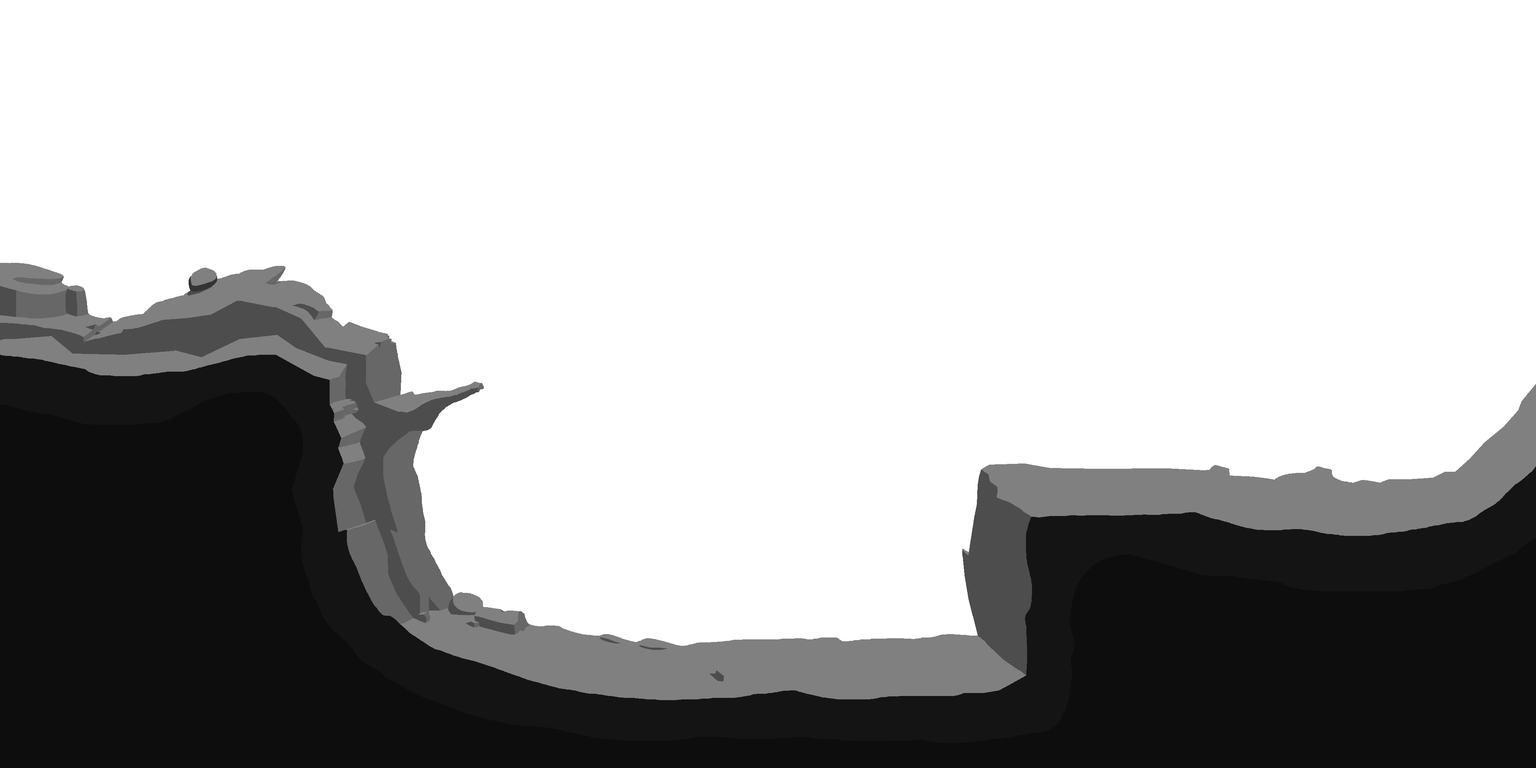
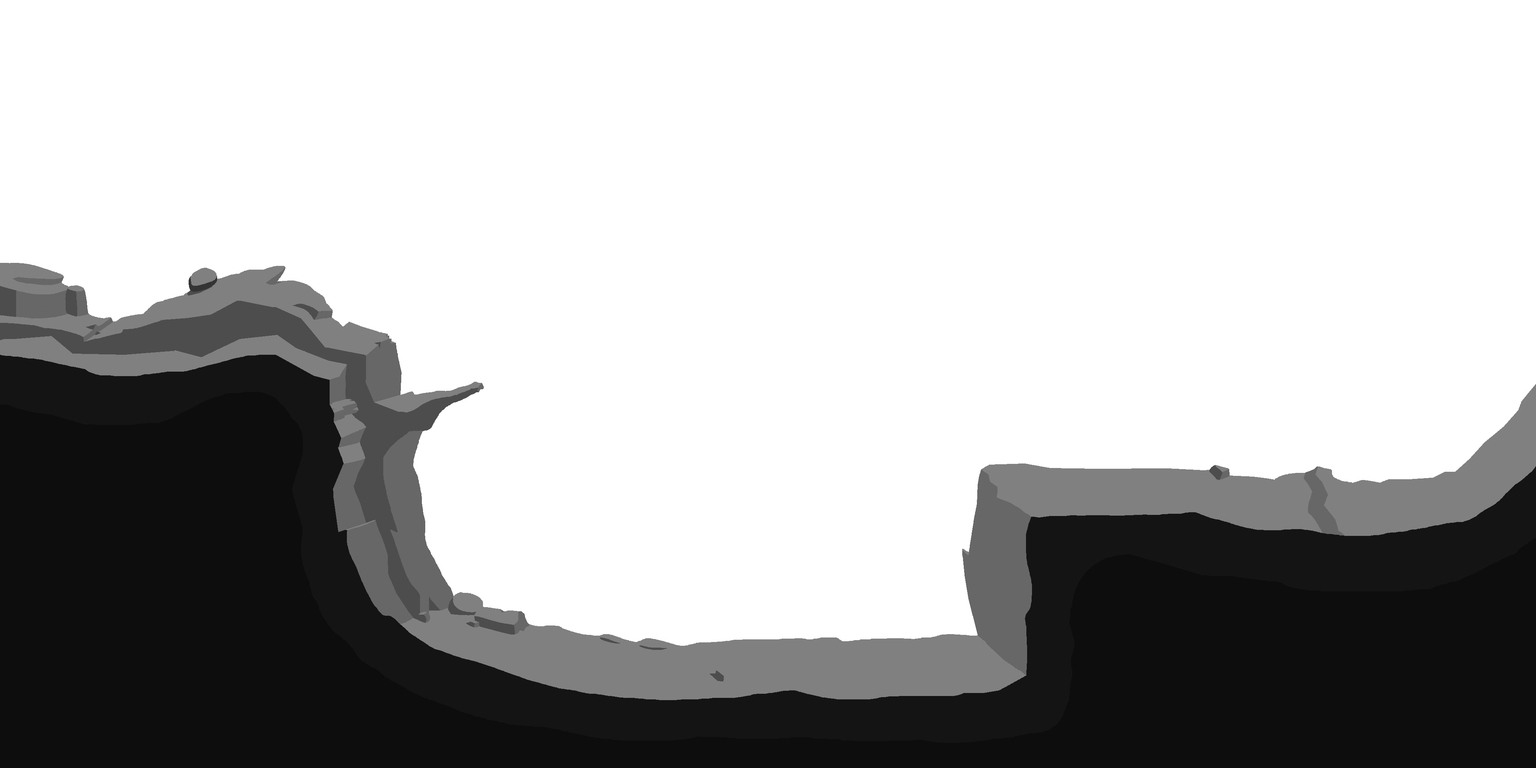
Layer changes from the first 1536px x 768px image to the second:
painted on "solid2" over [962, 465, 1345, 676]
